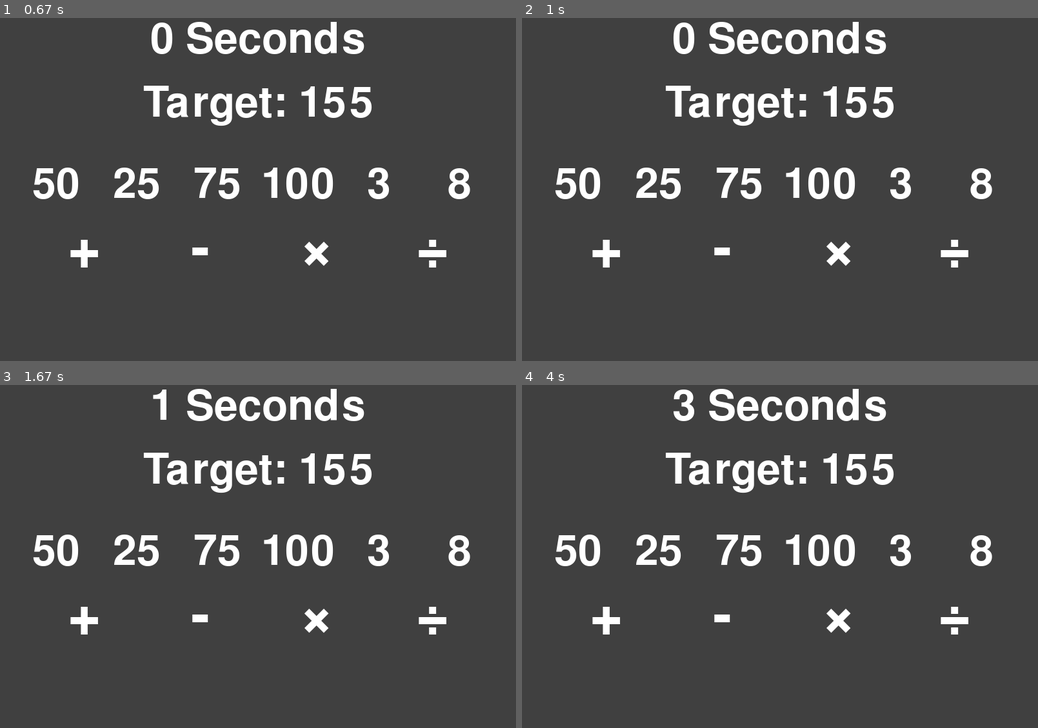
Above: before the commit, frames 1-4 (two rows, left to right).
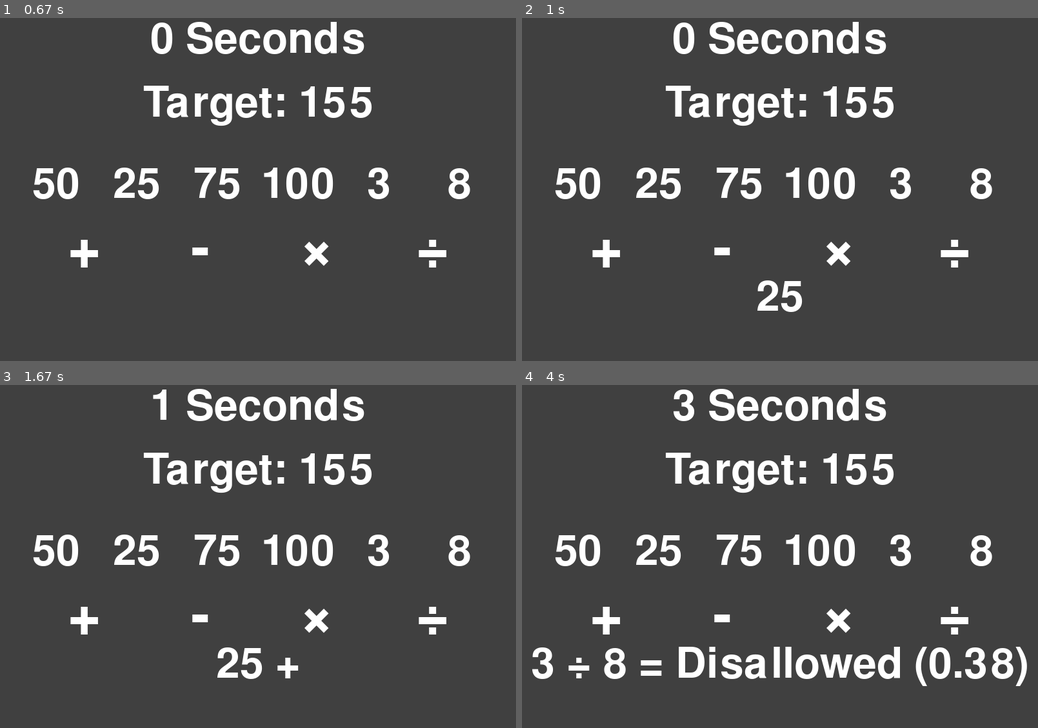
Above: after the commit, the same moments.

Repository: purpleysound/countdown
Game: pygame game, started from main.py
Two runs of this game, one before a commit and one after it. Both use one fixed random seed, a clock stepped at 60 frames per second and the inputs below.
Inputs (mouse positions are in pixels of both pictures, inside the frame that each line leads up to):
- Up to frame 1 (0.67 s): tap Enter at 0.33 s
- Up to frame 2 (1 s): click (656, 203) at 0.72 s
- Up to frame 3 (1.67 s): click (82, 614) at 1.05 s, where only the run after the commit has a clickable "+"; tap Enter at 1.33 s
- Up to frame 4 (4 s): tap Backspace at 1.67 s; hold Backspace 2-2.47 s; hold Backspace 2.5-2.97 s; click (883, 539) at 3.05 s; click (955, 614) at 3.38 s, where only the run after the commit has a clickable "÷"; click (965, 539) at 3.72 s

Frame 1 is identical in both runs. In frame 2, 0.4% of the frame differs, in the area x 45-55%, y 76-86%; in frame 3, 0.5%; in frame 4, 3.5%, in the area x 2-98%, y 76-88%.

Commit message:
expression entry and update numbers list

Diff:
--- a/game.py
+++ b/game.py
@@ -12,6 +12,20 @@
 _OPERATOR_FONT = pygame.font.SysFont(_DEFAULT_FONT_NAME, _OPERATOR_FONT_SIZE)
 _DEFAULT_TEXT_COLOR = (255, 255, 255)
 _DEFAULT_BACKGROUND_COLOR = (64, 64, 64)
+
+_OPERATOR_NUM_TO_TEXT = {
+    0: "+",
+    1: "-",
+    2: "×",
+    3: "÷"
+}
+
+_OPERATOR_NUM_TO_FUNC = {
+    0: lambda x, y: x + y,
+    1: lambda x, y: x - y,
+    2: lambda x, y: x * y,
+    3: lambda x, y: x / y
+}
 
 
 class GameScene(pygame_utils.Scene):
@@ -46,6 +60,8 @@
             pygame_utils.Button(pygame.rect.Rect(440, 325, 100, 100), _OPERATOR_FONT, "×", _DEFAULT_TEXT_COLOR, _DEFAULT_BACKGROUND_COLOR),
             pygame_utils.Button(pygame.rect.Rect(620, 325, 100, 100), _OPERATOR_FONT, "÷", _DEFAULT_TEXT_COLOR, _DEFAULT_BACKGROUND_COLOR),
         ]
+        self._current_expression: list[int, int, int] = []
+        self._update_expression_text()
 
     def update(self, dt: int):
         if not self._timer_started:
@@ -66,6 +82,7 @@
             button.draw(screen)
         for button in self._operation_buttons:
             button.draw(screen)
+        screen.blit(self._expression_text, self._expression_text_rect)
 
 
     def _generate_number_buttons(self):
@@ -86,7 +103,66 @@
 
 
     def handle_event(self, event: pygame.event.Event):
-        pass
+        if event.type == pygame.MOUSEBUTTONDOWN:
+            if len(self._current_expression) in (0, 2):
+                for i, button in enumerate(self._number_buttons):
+                    if button.is_intersecting(event.pos):
+                        self._current_expression.append(self._numbers[i])
+                        self._update_expression_text()
+                        break
+            elif len(self._current_expression) == 1:
+                for i, button in enumerate(self._operation_buttons):
+                    if button.is_intersecting(event.pos):
+                        self._current_expression.append(i)
+                        self._update_expression_text()
+                        break
+        if event.type == pygame.KEYDOWN:
+            if event.key == pygame.K_BACKSPACE:
+                try:
+                    self._current_expression.pop()
+                except IndexError:
+                    pass
+                self._update_expression_text()
+            elif event.key == pygame.K_RETURN:
+                if len(self._current_expression) == 3:
+                    result, success = self._evaluate_expression()
+                    if success:
+                        self._numbers.remove(self._current_expression[0])
+                        self._numbers.remove(self._current_expression[2])
+                        self._numbers.append(result)
+                        self._current_expression = []
+                        self._generate_number_buttons()
+                        self._update_expression_text()
+                        if result == self._target:
+                            print("Victory")
+
+    def _update_expression_text(self):
+        if len(self._current_expression) == 0:
+            self._expression_text = _DEFAULT_FONT.render("", True, _DEFAULT_TEXT_COLOR)
+        elif len(self._current_expression) == 1:
+            self._expression_text = _DEFAULT_FONT.render(str(self._current_expression[0]), True, _DEFAULT_TEXT_COLOR)
+        elif len(self._current_expression) == 2:
+            num1, operation_num = self._current_expression
+            self._expression_text = _DEFAULT_FONT.render(f"{num1} {_OPERATOR_NUM_TO_TEXT[operation_num]}", True, _DEFAULT_TEXT_COLOR)
+        elif len(self._current_expression) == 3:
+            num1, operation_num, num2 = self._current_expression
+            result, success = self._evaluate_expression()
+            if not success:
+                if isinstance(result, float):
+                    result = round(result, 2)
+                result = f"Disallowed ({result})"
+            self._expression_text = _DEFAULT_FONT.render(f"{num1} {_OPERATOR_NUM_TO_TEXT[operation_num]} {num2} = {result}", True, _DEFAULT_TEXT_COLOR)
+        else:
+            raise RuntimeError("Invalid expression length")
+        self._expression_text_rect = self._expression_text.get_rect(center=(400, 450))
+
+    def _evaluate_expression(self) -> tuple[int, bool]:
+        assert len(self._current_expression) == 3
+        num1, operation_num, num2 = self._current_expression
+        result = _OPERATOR_NUM_TO_FUNC[operation_num](num1, num2)
+        if not result.is_integer() or result < 0:
+            return result, False
+        return int(result), True
 
     def _time_out(self):
         pass
